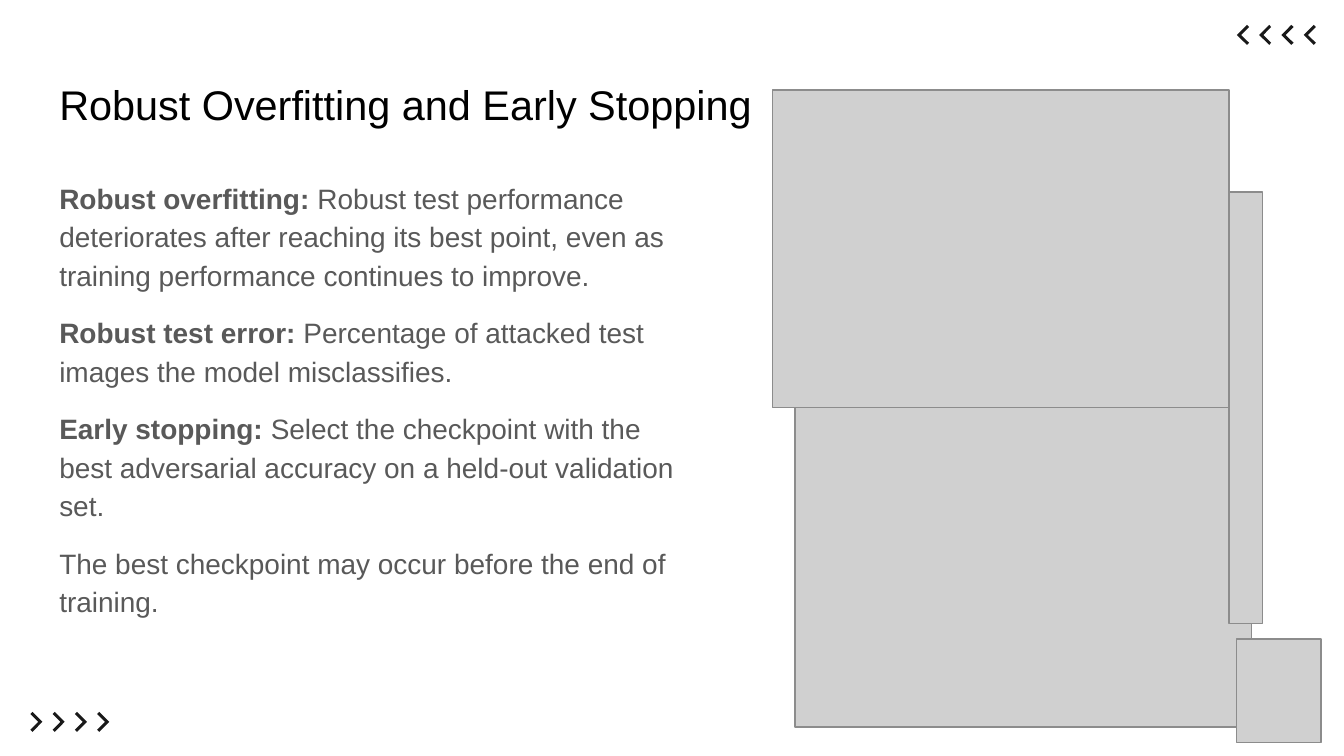
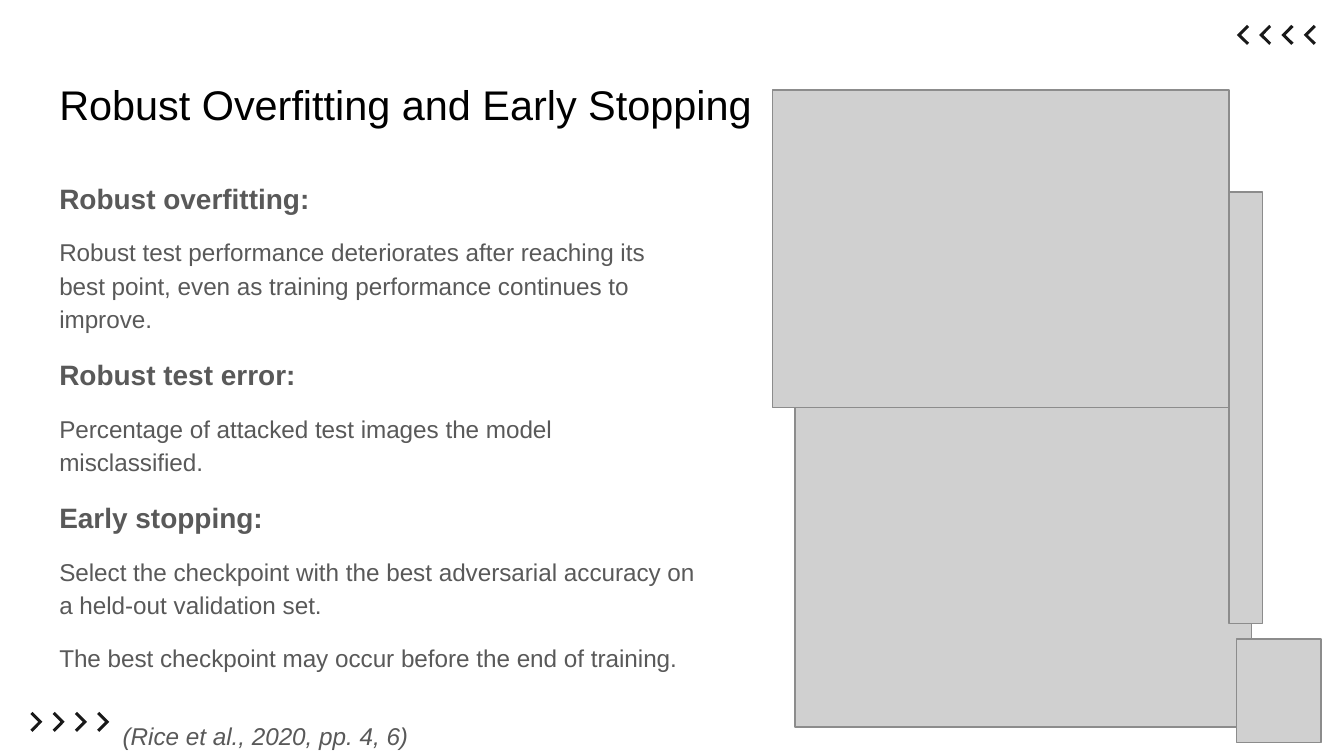
Before and after one commit to ItsKaiwenDu/Robust-Overfitting, a slide deck: slide 5 of report/slides.pptx. Drawn at 1344x756 pixels with LibreOffice and Linux fonts; fonts in the diff are those of the drawing; grey boxes stand for pictures. Boxes give left, top, right and bottom in pixels: in the first picture for what was removed or moved away, otherwise in the second. Text is boxed around its words. In the diff, an @@ line names an element or a change of style, - is before the commit and + after.

Commit message:
Commit: Finalize Report & Low-Frequency Results
1. Updated the project progress log to document the final low-frequency-only evaluation results (92.70% low-frequency robustness at epoch 200) and the completed final report/presentation work.
2. Also fixed a wording typo in the report's metric interpretation and refreshed the presentation slide deck.

```diff
--- a/report/slides.pptx
+++ b/report/slides.pptx
@@ text at <box>59,188,694,614</box>: text changed; size 15 to 13 pt @@
-Robust overfitting: Robust test performance deteriorates after reaching its best point, even as training performance continues to improve.
-Robust test error: Percentage of attacked test images the model misclassifies.
-Early stopping: Select the checkpoint with the best adversarial accuracy on a held-out validation set.
+Robust overfitting:
+Robust test performance deteriorates after reaching its best point, even as training performance continues to improve.
+Robust test error:
+Percentage of attacked test images the model misclassified.
+Early stopping:
+Select the checkpoint with the best adversarial accuracy on a held-out validation set.
@@ text at <box>59,649,677,672</box>: size 15 to 13 pt in "The best checkpoint may occur before the ..." @@
@@ text added at <box>123,727,409,750</box>, 13 pt, text #595959, italic @@
+(Rice et al., 2020, pp. 4, 6)
```
Also in this commit, not shown: 12 other slides changed, 1 slide added, 1 slide removed, 2 other files.
